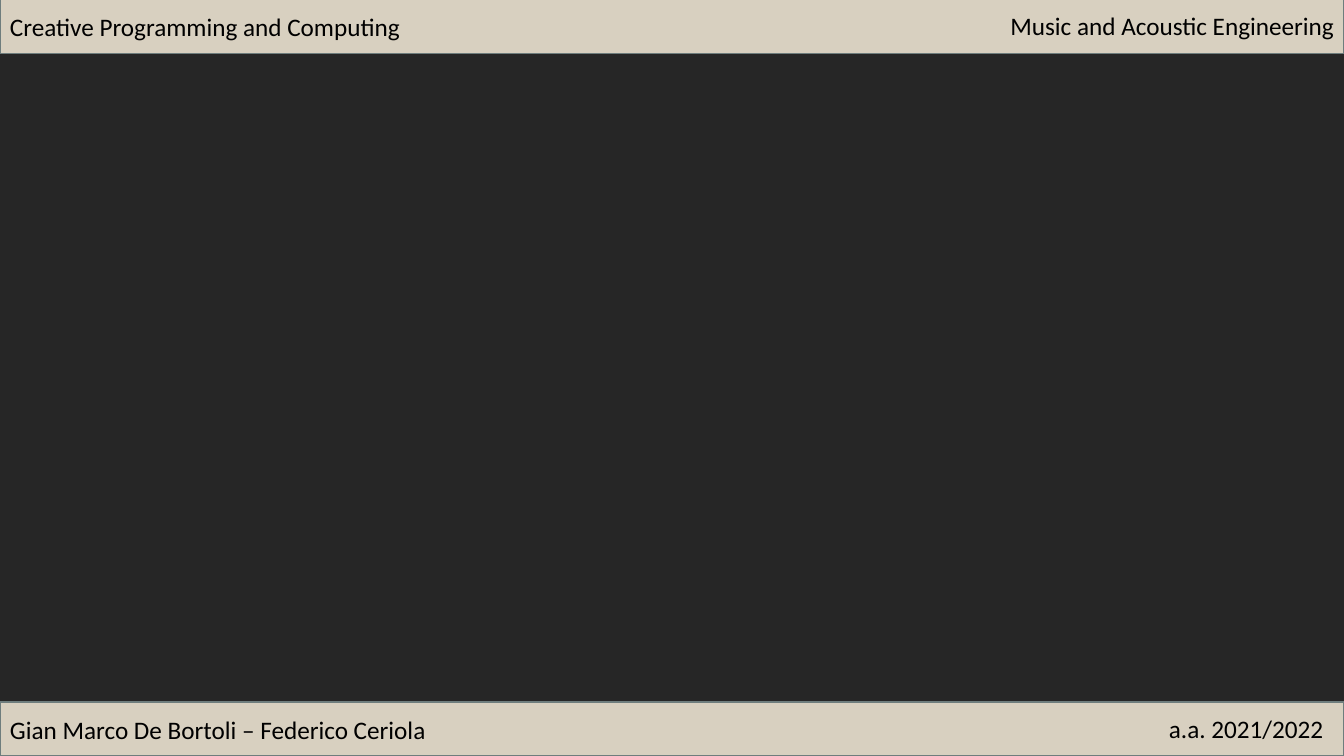
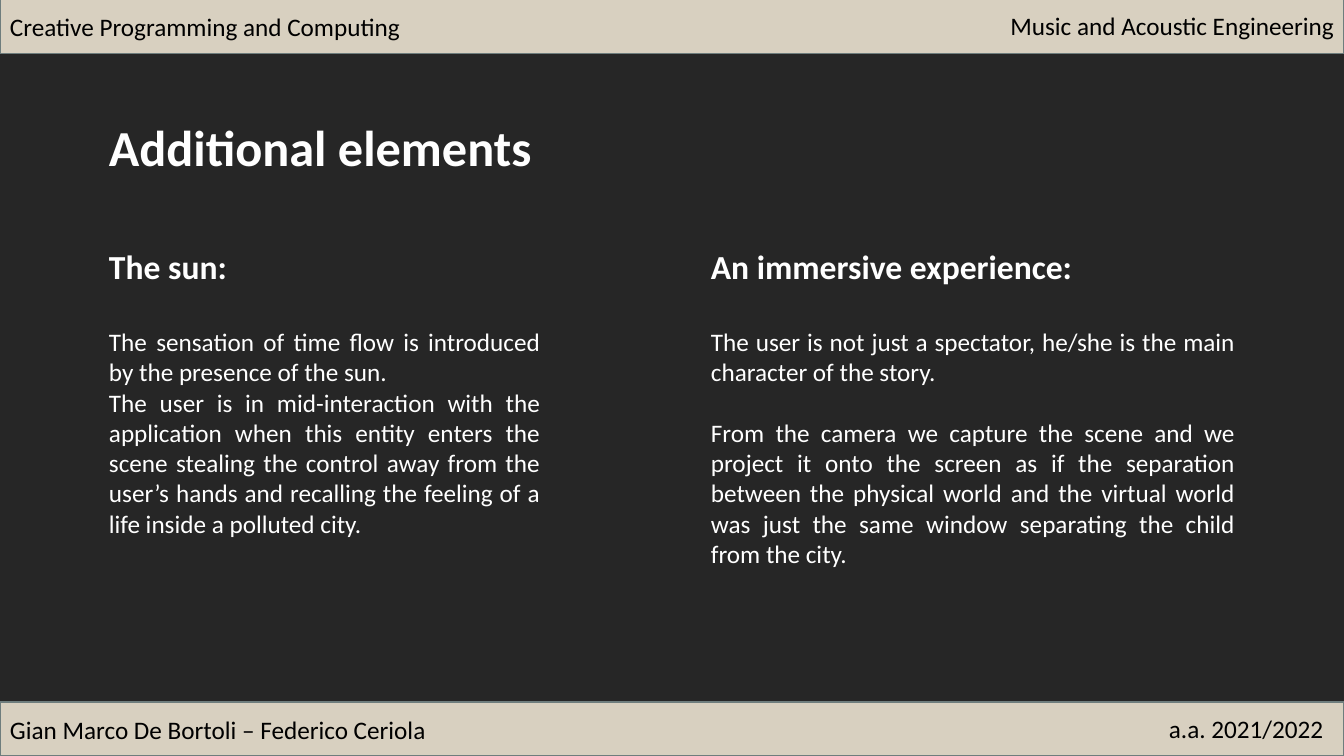
Before and after one commit to fCeriola/CPC_project, a slide deck: slide 8 of Proposta progetto.pptx. Drawn at 1344x756 pixels with LibreOffice and Linux fonts; fonts in the diff are those of the drawing. Boxes give left, top, right and bottom in pixels: in the first picture for what was removed or moved away, otherwise in the second. Text is boxed around its words. In the diff, an @@ line names an element or a change of style, - is before the commit and + after.

Commit message:
Additional slides

```diff
--- a/Proposta progetto.pptx
+++ b/Proposta progetto.pptx
@@ text added at (109,130,531,167), 36 pt, text #FFFFFF, bold @@
+Additional elements
@@ text added at (109,255,540,537), 18 pt, text #FFFFFF @@
+The sun:
+The sensation of time flow is introduced by the presence of the sun.
+The user is in mid-interaction with the application when this entity enters the scene stealing the control away from the user’s hands and recalling the feeling of a life inside a polluted city.
@@ text added at (711,255,1235,567), 18 pt, text #FFFFFF @@
+An immersive experience:
+The user is not just a spectator, he/she is the main character of the story.
+From the camera we capture the scene and we project it onto the screen as if the separation between the physical world and the virtual world was just the same window separating the child from the city.
```
Also in this commit, not shown: 3 other slides changed.
